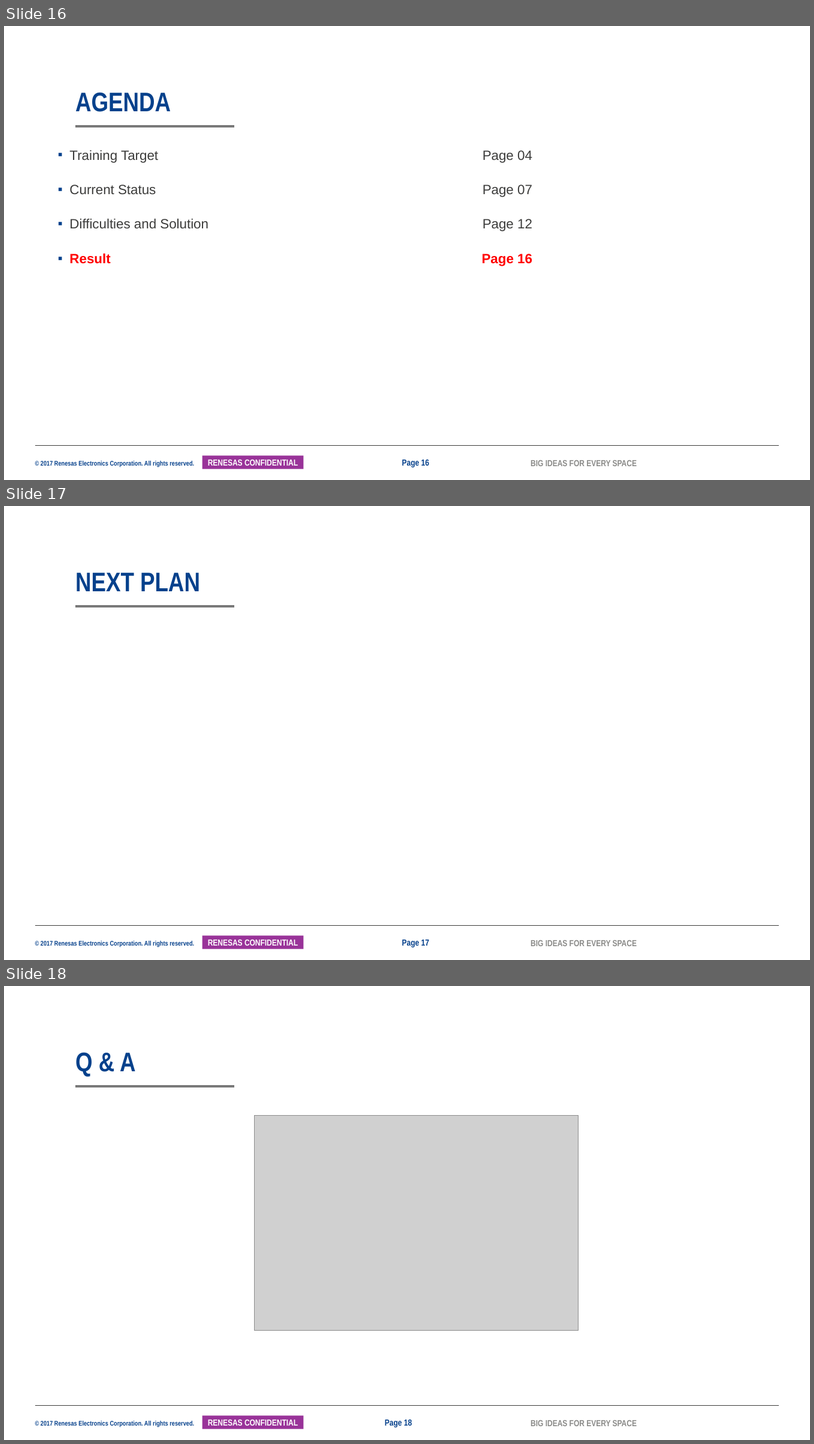
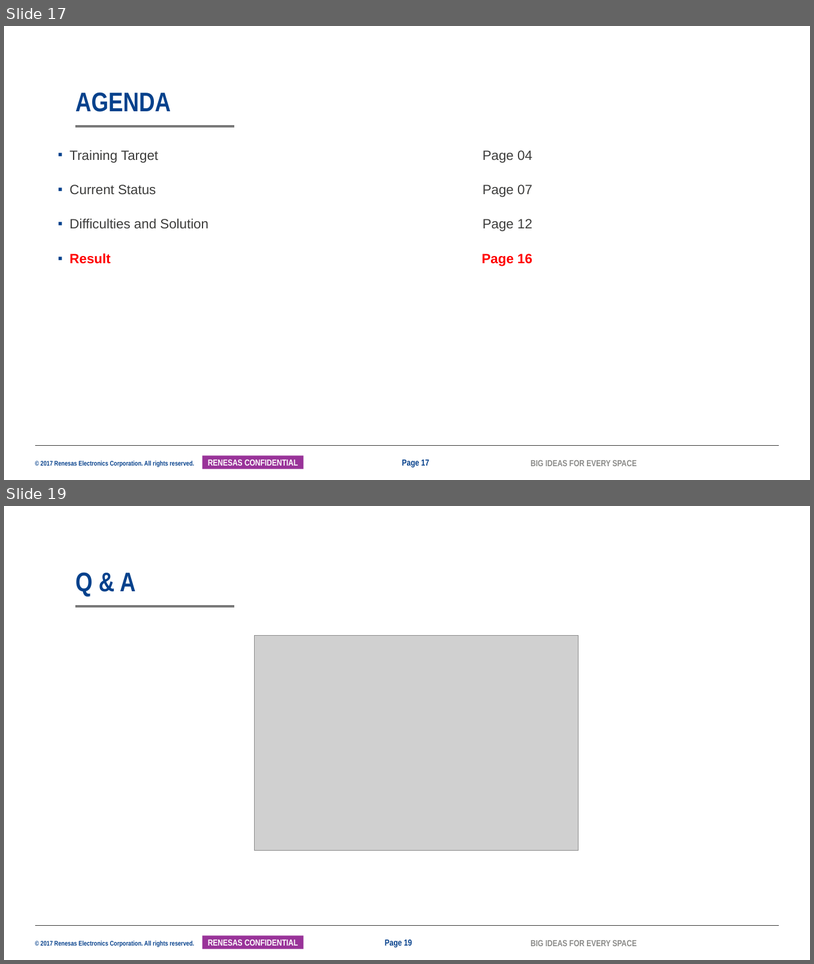
Before and after one commit to tranchikha/myapplication, a slide deck: LAST_TERM/2042_TranChiKha_ISS_MentorMentee_26G.pptx. Shown one above the other, each under a label of ours: slides 16, 17 and 18 before the commit, slides 17 and 19 after it; the slides between them are not shown. The pictures are 814x1444 and 814x964 pixels, drawn with LibreOffice and Linux fonts; fonts in the diff are those of the drawing; grey boxes stand for pictures; background and template pictures are left out. Boxes give left, top, right and bottom in pixels: in the first picture for what was removed or moved away, otherwise in the second. Text is boxed around its words. In the diff, an @@ line names an element or a change of style, - is before the commit and + after.

```diff
--- a/LAST_TERM/2042_TranChiKha_ISS_MentorMentee_26G.pptx
+++ b/LAST_TERM/2042_TranChiKha_ISS_MentorMentee_26G.pptx
@@ slide 17 removed at [4, 506, 810, 960], background #FFFFFF; not listed: 5 template elements that a slide beside it also shows @@
@@ title removed at [75, 573, 200, 591] @@
-NEXT PLAN
@@ page number removed at [402, 939, 429, 947] @@
-Page 17
@@ what was slide 16 is now slide 17 @@
@@ page number at [402, 459, 429, 467]: text changed @@
-Page 16
+Page 17
@@ what was slide 18 is now slide 19 @@
```
Also in this commit, not shown: 10 slides changed, 3 slides added, 1 other slide removed, 8 other files.
